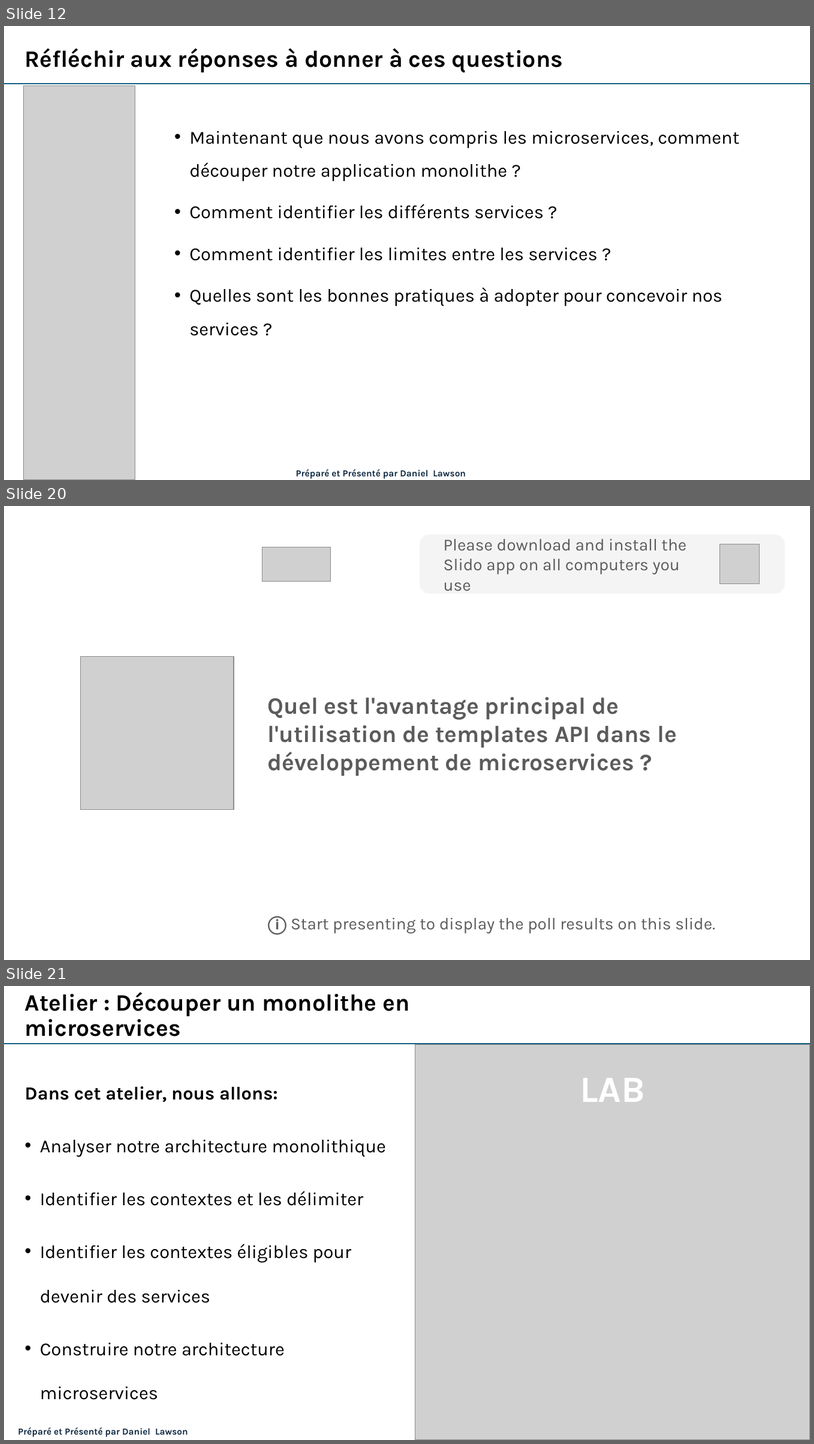
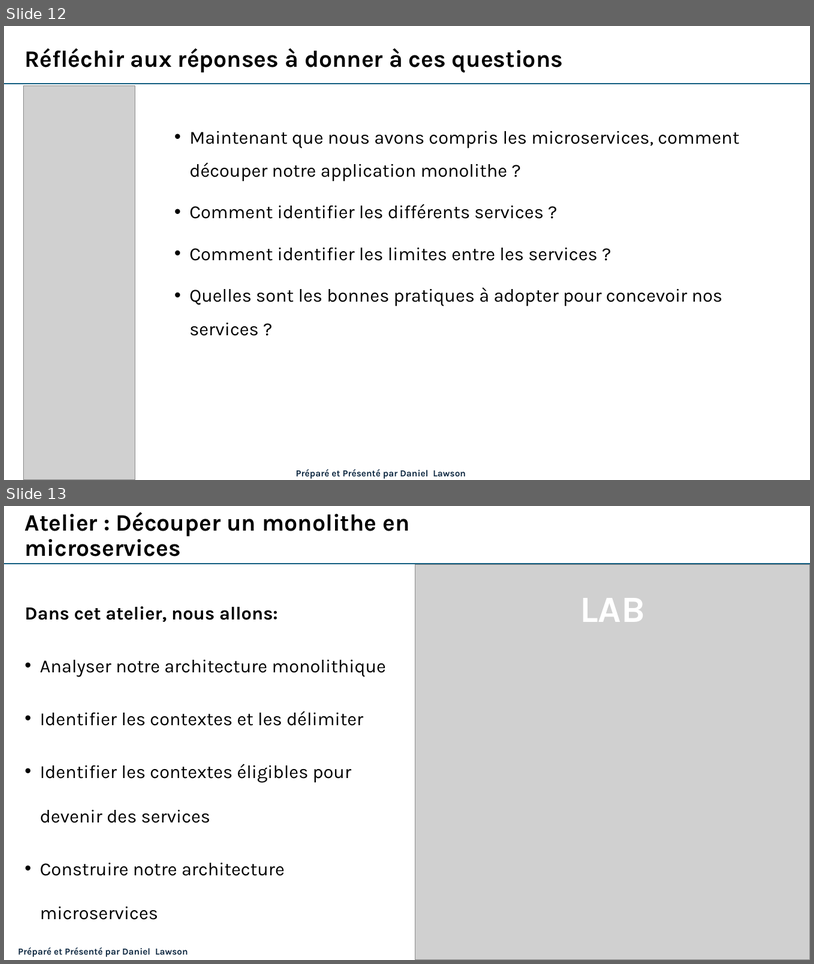
Before and after one commit to danylaws/microservices-course-efrei, a slide deck: Mod-2_Conception-des-microservices/Mod-2_Conception-des-microservices.pptx. Shown one above the other, each under a label of ours: slides 12, 20 and 21 before the commit, slides 12 and 13 after it; the slides between them are not shown. The pictures are 814x1444 and 814x964 pixels, drawn with LibreOffice and Linux fonts; fonts in the diff are those of the drawing; grey boxes stand for pictures. Boxes give left, top, right and bottom in pixels: in the first picture for what was removed or moved away, otherwise in the second. Text is boxed around its words. In the diff, an @@ line names an element or a change of style, - is before the commit and + after.

```diff
--- a/Mod-2_Conception-des-microservices/Mod-2_Conception-des-microservices.pptx
+++ b/Mod-2_Conception-des-microservices/Mod-2_Conception-des-microservices.pptx
@@ slide 20 removed at (x1=4, y1=506, x2=810, y2=960), background #FFFFFF @@
@@ rounded rectangle removed at (x1=420, y1=534, x2=786, y2=593) @@
-Please download and install the Slido app on all computers you use
@@ picture removed at (x1=263, y1=547, x2=330, y2=582) @@
@@ picture removed at (x1=720, y1=544, x2=759, y2=583) @@
@@ picture removed at (x1=81, y1=656, x2=234, y2=809) @@
@@ rectangle removed at (x1=263, y1=676, x2=746, y2=790) @@
-Quel est l'avantage principal de l'utilisation de templates API dans le développement de microservices ?
@@ text removed at (x1=268, y1=916, x2=716, y2=934) @@
-ⓘ Start presenting to display the poll results on this slide.
@@ what was slide 21 is now slide 13 @@
```
Also in this commit, not shown: 1 slide added, 7 other slides removed, 1 other file.
